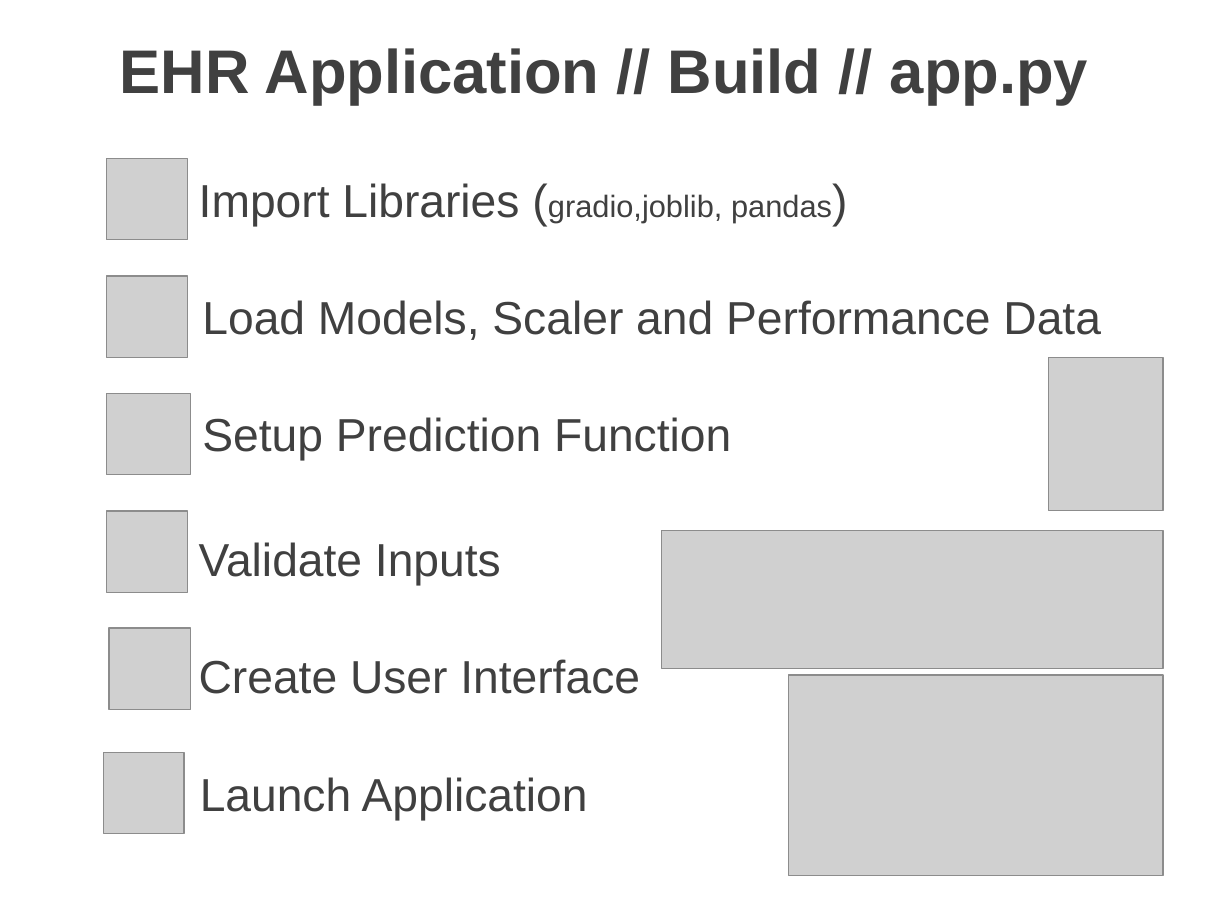
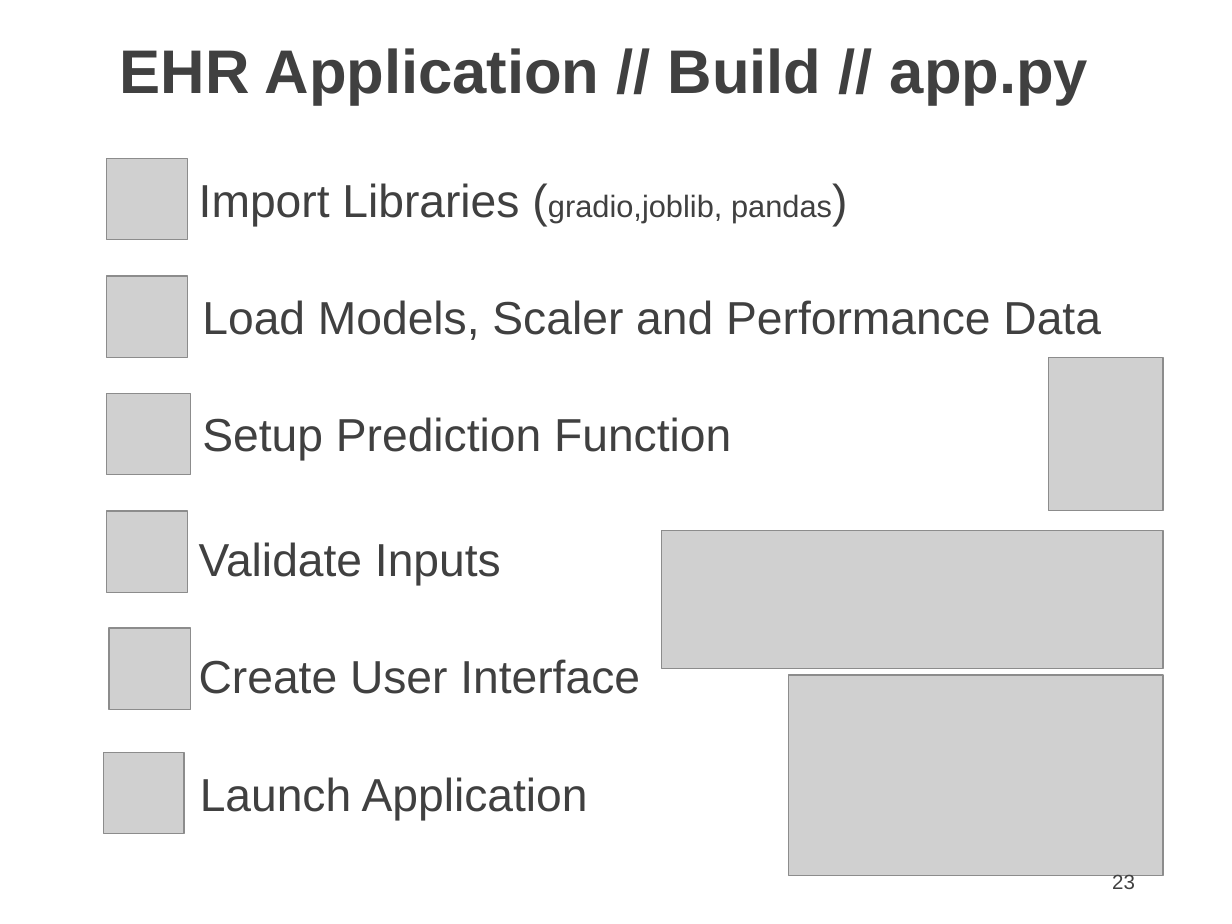
Before and after one commit to josh-dcosta/pjas-thyroid, a slide deck: slide 23 of presentation/2_Josh_DCosta_Thyroid_Cancer_Recurrence.pptx. Drawn at 1232x924 pixels with LibreOffice and Linux fonts; fonts in the diff are those of the drawing; grey boxes stand for pictures. Boxes give left, top, right and bottom in pixels: in the first picture for what was removed or moved away, otherwise in the second. Text is boxed around its words. In the diff, an @@ line names an element or a change of style, - is before the commit and + after.

```diff
--- a/presentation/2_Josh_DCosta_Thyroid_Cancer_Recurrence.pptx
+++ b/presentation/2_Josh_DCosta_Thyroid_Cancer_Recurrence.pptx
@@ page number added at <box>1112,873,1135,889</box>, 12 pt, text #404040 @@
+23
```
Also in this commit, not shown: 25 other slides changed, 1 slide added, 1 other file.
